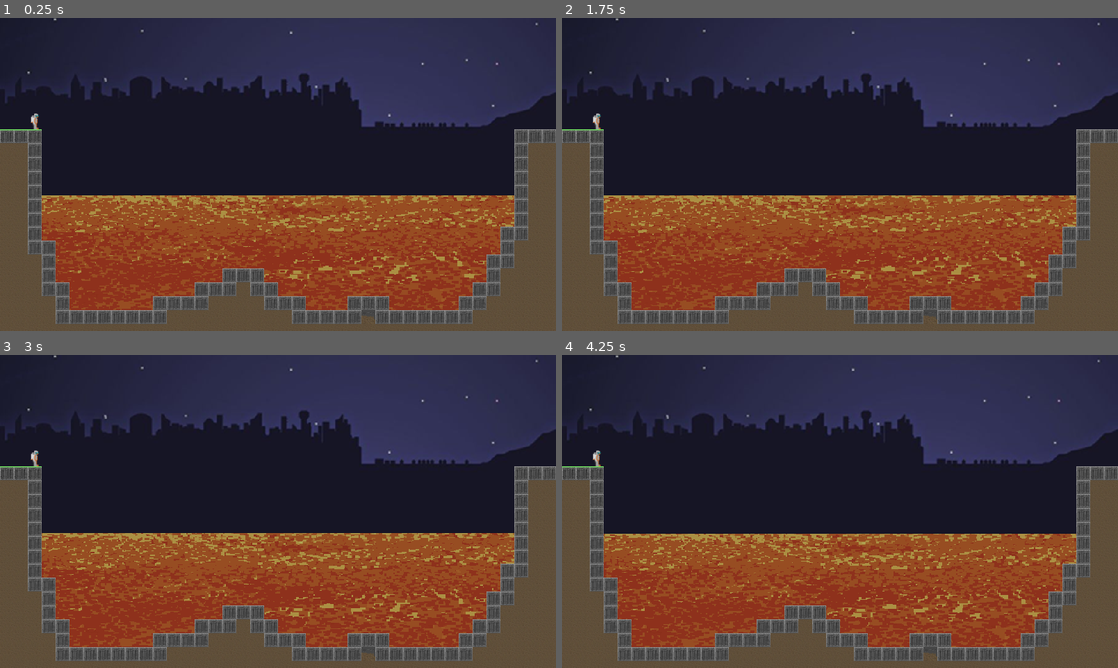
Above: before the commit, frames 1-4 (two rows, left to right).
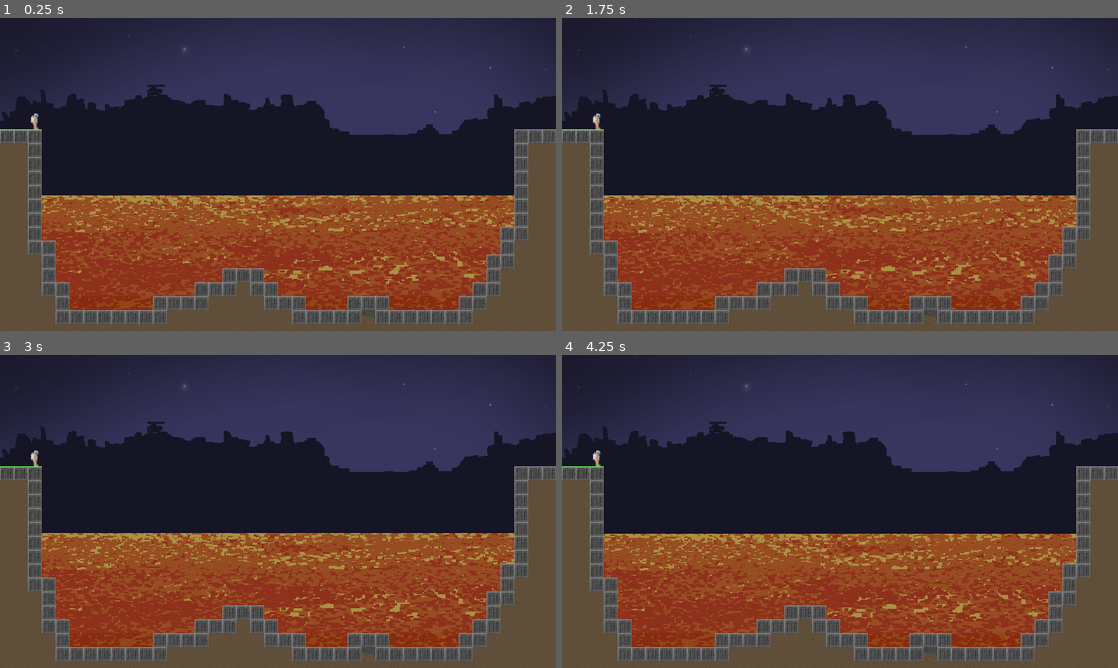
Above: after the commit, the same moments.

Repository: jtuttle/bridger
Game: Godot game, scene res://objects/levels/game/game.tscn
The game is run twice, just before and just after one commit, with the same random seed, the same clock (stepped at 60 frames per second) and the same inputs.
Inputs:
- Up to frame 1 (0.25 s): no input
- Up to frame 2 (1.75 s): hold Escape (bring_up_ui) 0.53-1.25 s; hold Space (drop_piece) 0.53-1.25 s; click "Repeat Level" at 1.25 s
- Up to frame 3 (3 s): tap Up (rotate_clockwise) at 2.1 s; tap Enter at 2.75 s; hold Escape (bring_up_ui) from 2.78 s (still down); hold Down (rotate_counter_clockwise) from 2.78 s (still down)
- Up to frame 4 (4.25 s): keep holding Escape (bring_up_ui); release Down (rotate_counter_clockwise) at 3.53 s; tap Space (drop_piece) at 3.6 s

The runs differ from the first frame. In frame 1, 4.4% of the frame differs, in the area x 0-100%, y 0-38%; in frame 2, 4.4%; in frame 3, 4.4%; in frame 4, 4.4%.

Commit message:
lose condition

Diff:
--- a/objects/UI/lose_screen/lose_screen.gd
+++ b/objects/UI/lose_screen/lose_screen.gd
@@ -1,4 +1,7 @@
 extends Control
+
+signal REPEAT_LEVEL
+
 
 # Called when the node enters the scene tree for the first time.
 func _ready():
@@ -9,6 +12,7 @@
 
 func _repeat_pressed():
 	global.load_level()
+	emit_signal("REPEAT_LEVEL")
 
 
 func _quit_pressed():
--- a/objects/UI/lose_screen/lose_screen.tscn
+++ b/objects/UI/lose_screen/lose_screen.tscn
@@ -16,14 +16,6 @@
 anchor_right = 1.0
 anchor_bottom = 1.0
 script = ExtResource( 3 )
-__meta__ = {
-"_edit_use_anchors_": false
-}
-
-[node name="color_rect" type="ColorRect" parent="."]
-anchor_right = 1.0
-anchor_bottom = 1.0
-color = Color( 0, 0, 0, 1 )
 __meta__ = {
 "_edit_use_anchors_": false
 }
--- a/objects/levels/level_controller.gd
+++ b/objects/levels/level_controller.gd
@@ -3,7 +3,7 @@
 const PIECE_INITIAL_X = 42 # 22
 const PIECE_INITIAL_Y = 1
 
-const SPEED_UP_FACTOR = 16.0
+const SPEED_UP_FACTOR = 50.0
 
 onready var _timer = $timer # piece stepper
 var _timer_delay = 1
@@ -46,6 +46,7 @@
 
 	_win_screen.connect("NEXT_LEVEL", self, "_reset")
 	_win_screen.connect("REPEAT_LEVEL", self, "_reset")
+	_lose_screen.connect("REPEAT_LEVEL", self, "_reset")
 
 	_start_level()
 
@@ -112,8 +113,21 @@
 func _trash_piece():
 	# something bad
 	_piece = null
-	_spawn_piece()
-	_timer.start()
+	_timer.stop()
+
+	var top_of_pile = _column_top(0)
+	if top_of_pile <= 0:
+		_lose()
+
+	else:
+		_tile_map.set_cell(0, top_of_pile - 1, PIECE_TILE)
+		_tile_map.set_cell(1, top_of_pile - 1, PIECE_TILE)
+		_tile_map.set_cell(0, top_of_pile - 2, PIECE_TILE)
+		_tile_map.set_cell(1, top_of_pile - 2, PIECE_TILE)
+
+		_spawn_piece()
+		_timer.start()
+
 
 func _piece_is_too_far():
 	var leftmost = _get_leftmost_col(_piece)
@@ -161,6 +175,12 @@
 
 #	_player.walk(tops)
 	_show_win_screen()
+
+
+func _lose():
+	_timer.stop()
+	_victory = true
+	_show_lose_screen()
 
 
 func _spawn_piece():
@@ -186,6 +206,7 @@
 
 	return true
 
+
 func _draw_piece():
 	var piece_coords = _piece.get_coords()
 
@@ -207,6 +228,7 @@
 			if piece_row[x] == 1:
 				_tile_map.set_cell(_piece_x + x, _piece_y + y, EMPTY_TILE)
 
+
 func _get_path():
 	var path = [ _column_top(0) ]
 
@@ -219,12 +241,14 @@
 		path.append(next_top)
 
 	return path
+
 
 func _clear_prev_path():
 	for col in range(_prev_path.size()):
 		_tile_map.set_cell(col, _prev_path[col], PIECE_TILE)
 
 	_prev_path.clear()
+
 
 #replace the tiles at the array values in columns for the array indices
 func _draw_path(path : PoolIntArray):
Binary file changed: images/background.png
